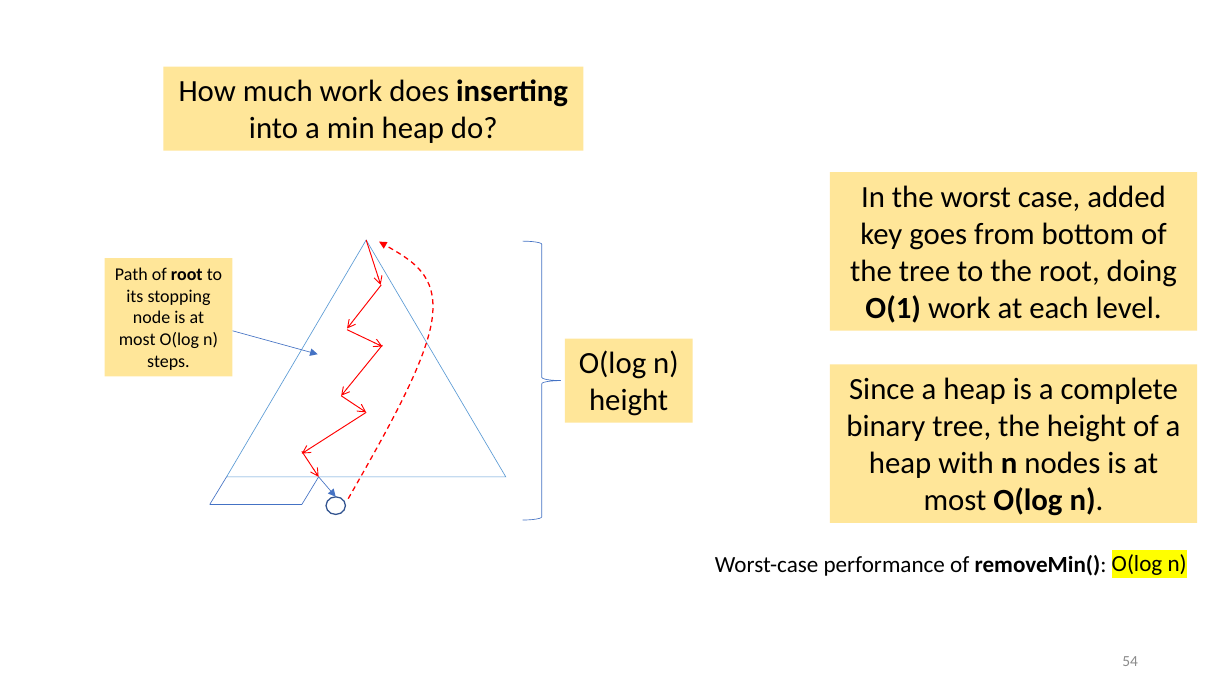
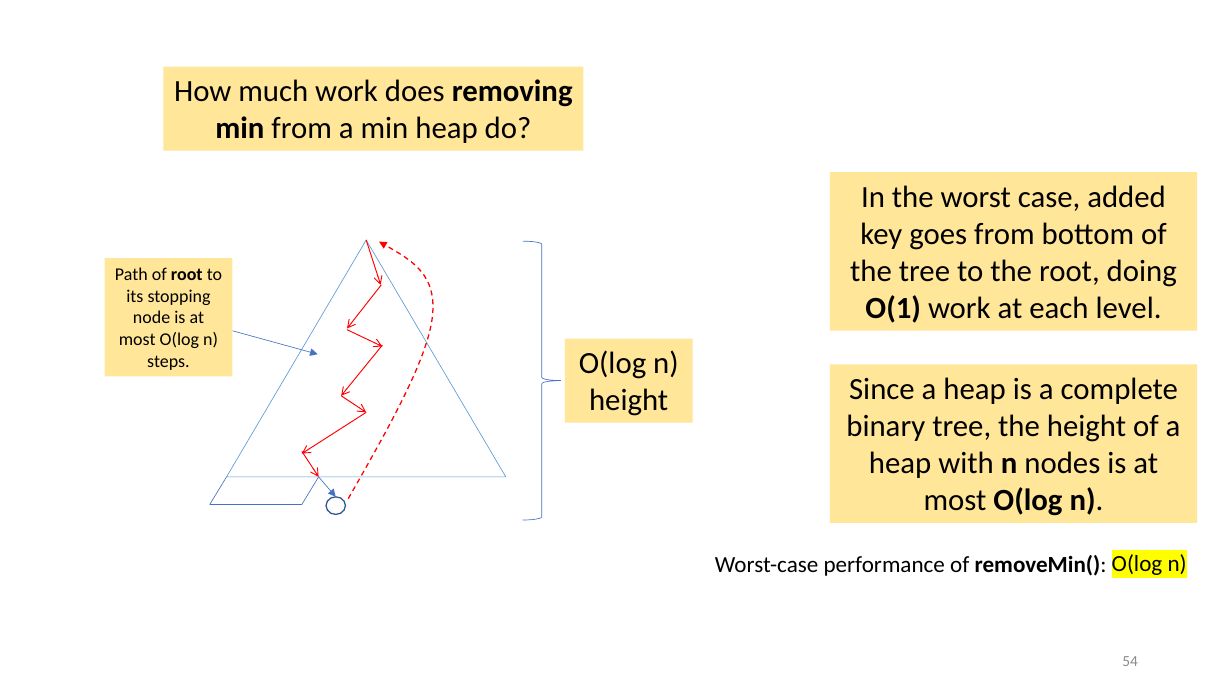
Before and after one commit to tjd1234/cmpt225fall2023, a slide deck: slide 54 of lecture_notes/week7/week7_priority_queues.pptx. Drawn at 1232x693 pixels with LibreOffice and Linux fonts; fonts in the diff are those of the drawing. Boxes give left, top, right and bottom in pixels: in the first picture for what was removed or moved away, otherwise in the second. Text is boxed around its words. In the diff, an @@ line names an element or a change of style, - is before the commit and + after.

Commit message:
updated

```diff
--- a/lecture_notes/week7/week7_priority_queues.pptx
+++ b/lecture_notes/week7/week7_priority_queues.pptx
@@ text in rectangle at bbox=[174, 79, 573, 143]: text changed @@
-How much work does inserting into a min heap do?
+How much work does removing min from a min heap do?
```
Also in this commit, not shown: 25 other slides changed.
